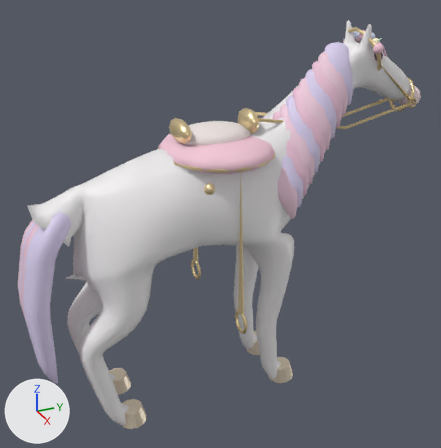
What one commit did to the glTF model creatures/models/fae/white_horse.gltf.
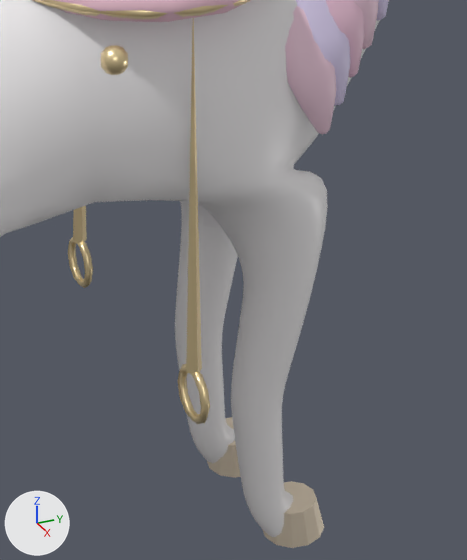
The first picture shows the older version from a 50 mm camera at (3.39, -1.32, 2.95) aimed at (-0.04, 0.22, 1.23). The close-ups show the older and then the newer version on the part from 37% to 79% of the width and 37% to 87% of the height of that picture. Only the edits that show in the close-ups are written down. The lights are fixed; the arrows at lower left show +X, +Y and +Z. Vertices at exactly the same position are counted once.

The older version as bpy lines, for what is in view:
```python
me_body = bpy.data.meshes.new('Body')
me_body.from_pydata(...)  # 7163 vertices, 14036 faces; spans x -0.47..0.47, y -1.12..1.75, z -0.01..2.49
me_body.materials.append(mat_coat)  # white #f1eff0
me_body.materials.append(mat_belly)  # white #efebed
me_body.materials.append(mat_eyes)  # dark purple #6f5065
me_body.materials.append(mat_eyeshine)  # white #f1f1f1
me_body.materials.append(mat_lash)  # grey #958195
me_body.materials.append(mat_nose)  # pale pink #f7dfe5
me_body.materials.append(mat_hoof)  # beige #ecddc5
me_body.materials.append(mat_maneblush)  # pale pink #f1cedf
me_body.materials.append(mat_manelilac)  # pale blue #ddd1f1
me_body.materials.append(mat_manerose)  # pink #efc5da
me_body.materials.append(mat_saddlecloth)  # pink #f3c8d7
me_body.materials.append(mat_gold)  # beige #f6dfad
me_body.materials.append(mat_saddleseat)  # white #f1e7e5
me_body.materials.append(mat_bloomrose)  # pink #ffcedf
me_body.materials.append(mat_bloombutter)  # beige #fff7ce
me_body.materials.append(mat_leaf)  # pale green #cef1da
me_body.materials.append(mat_bloomperi)  # pale blue #dfe7ff
# before: 6320 (-0.39, 0.2, 0.79) at pixel (86, 239), 6321 (-0.37, 0.18, 0.79), 6322 (-0.39, 0.16, 0.79) at pixel (73, 242), 6323 (-0.41, 0.18, 0.79)
# before: 6399 (0.39, 0.2, 0.79) at pixel (201, 368), 6400 (0.41, 0.18, 0.79) at pixel (197, 374), 6401 (0.39, 0.16, 0.79) at pixel (186, 372), 6402 (0.37, 0.18, 0.79)
ob_white_horse = bpy.data.objects.new('white_horse', me_body)
ob_white_horse.location = (0.0, 0.0, 0.0)
```
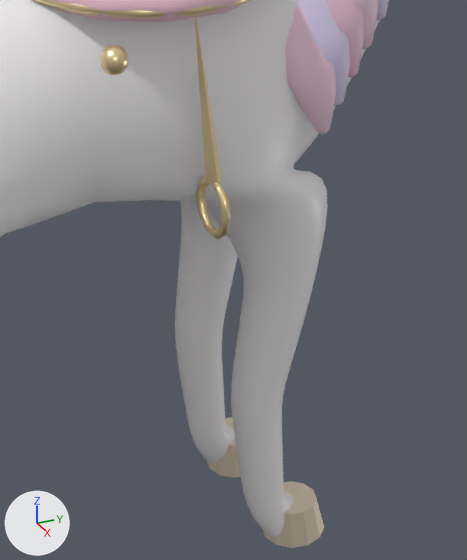
What differs and where, as boxes (x1, y1, x2, y2) in the close-ups (467 x 560 px; the box of a moved part takes in the faces that stretch with it):
part 1 of me_body, moved or reshaped (not visible afterwards)
    before: (68, 237, 93, 288)
part 2 of me_body, moved or reshaped
    before: (178, 364, 210, 424)
    after: (196, 176, 231, 240)
part 3 of me_body, moved or reshaped (not visible afterwards)
    before: (73, 206, 87, 243)
part 4 of me_body, moved or reshaped
    before: (186, 18, 202, 374)
    after: (195, 17, 222, 183)

Patch to the scene script:
```diff
--- a/creatures/models/fae/white_horse.gltf.py
+++ b/creatures/models/fae/white_horse.gltf.py
@@ me_body @@
 # used by ob_white_horse; location = (0.0, 0.0, 0.0)
-me_body.from_pydata(...)  # 7163 vertices, 14036 faces; spans x -0.47..0.47, y -1.12..1.75, z -0.01..2.49
+me_body.from_pydata(...)  # 7163 vertices, 14036 faces; spans x -0.48..0.48, y -1.12..1.75, z -0.01..2.49
+# me_body part 1: the loose piece of 40 vertices spanning x -0.47..-0.31, y 0.16..0.19, z 0.64..0.8 is moved by (-0.01, 0.04, 0.54)
+# me_body part 2: the loose piece of 40 vertices spanning x 0.31..0.47, y 0.16..0.19, z 0.64..0.8 is moved by (0.01, 0.04, 0.54)
+# me_body part 3
+for i in [*range(6320, 6324)]: me_body.vertices[i].co += Vector((-0.01, 0.04, 0.54))
+# me_body part 4
+for i in [*range(6399, 6403)]: me_body.vertices[i].co += Vector((0.01, 0.04, 0.54))
 me_body.materials.append(mat_coat)
```
